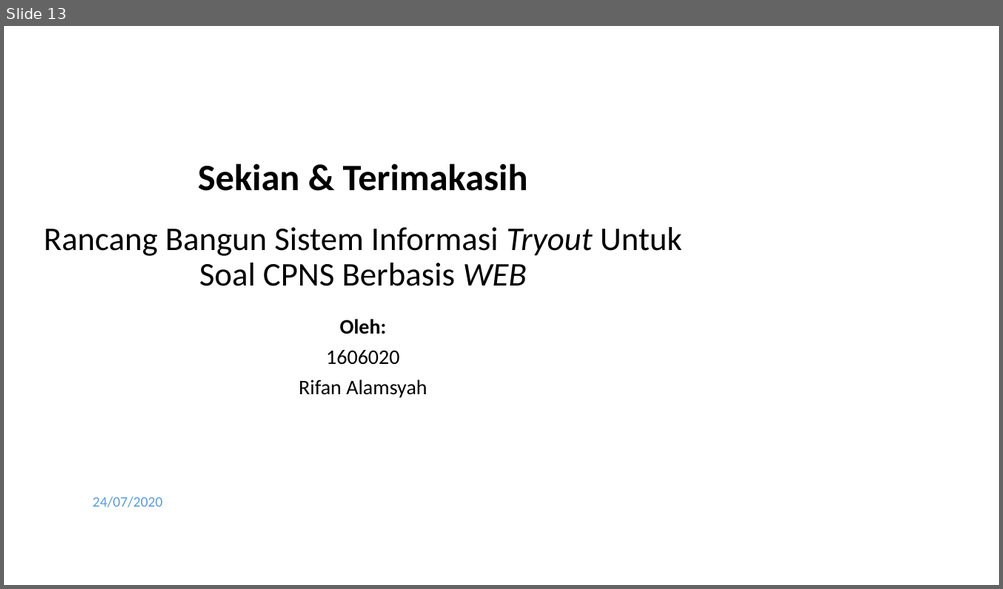
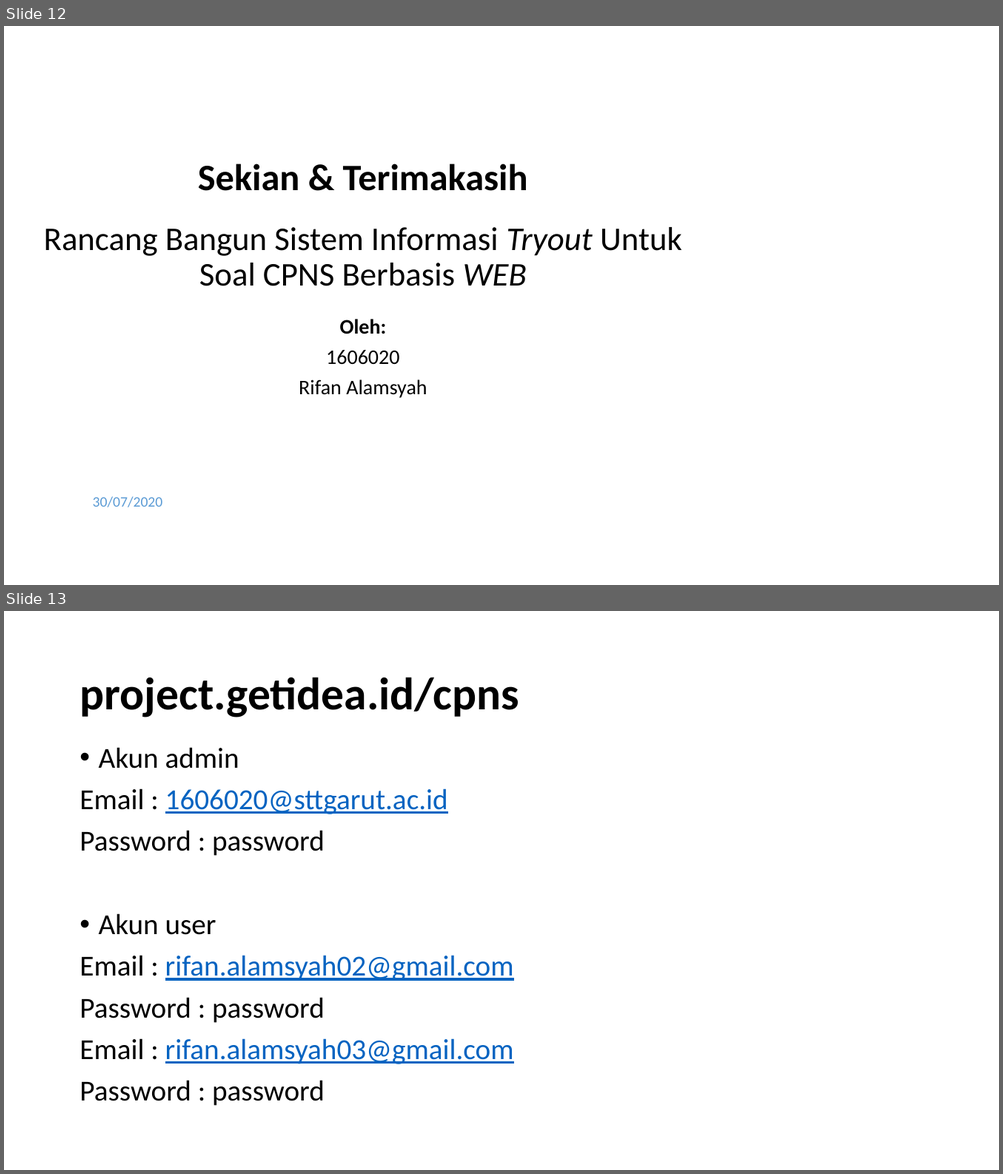
Before and after one commit to F13nd-RifanAlamsyah/skripsi, a slide deck: PPT_Skirpsi.pptx. Shown one above the other, each under a label of ours: slide 13 before the commit, slides 12 and 13 after it. The pictures are 1003x589 and 1003x1174 pixels, drawn with LibreOffice and Linux fonts; fonts in the diff are those of the drawing; background and template pictures are left out. Boxes give left, top, right and bottom in pixels: in the first picture for what was removed or moved away, otherwise in the second. Text is boxed around its words. In the diff, an @@ line names an element or a change of style, - is before the commit and + after.

```diff
--- a/PPT_Skirpsi.pptx
+++ b/PPT_Skirpsi.pptx
@@ slide 13 added at (x1=4, y1=611, x2=999, y2=1170), background picture (left out) @@
@@ title added at (x1=79, y1=677, x2=519, y2=718), 44 pt, text #000000, bold @@
+project.getidea.id/cpns
@@ text added at (x1=79, y1=747, x2=514, y2=1106), 28 pt, text #000000 @@
+• Akun admin
+Email : 1606020@sttgarut.ac.id
+Password : password
+• Akun user
+Email : rifan.alamsyah02@gmail.com
+Password : password
+Email : rifan.alamsyah03@gmail.com
+Password : password
@@ what was slide 13 is now slide 12 @@
@@ slide 12 changed as well @@
@@ text at (x1=93, y1=497, x2=163, y2=508): text changed @@
-24/07/2020
+30/07/2020
```
Also in this commit, not shown: 11 other slides changed, 1 slide removed.
